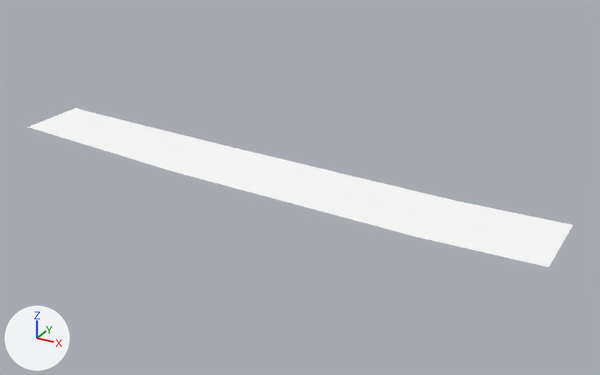
The glTF model games/yorimichi/assets/belmonte/meshes/SM_BM_BC_Water_2.glb: old version first, new version second.
Rendered twice from a 50 mm lens placed at (302.0, -498.0, 105.0), pointed at (144.0, -212.0, -38.0). Every picture has the same lights, and +X, +Y and +Z are marked at lower left. The older version comes first.

Names of what the first picture shows: 'SM_BM_BC_Water_2'.
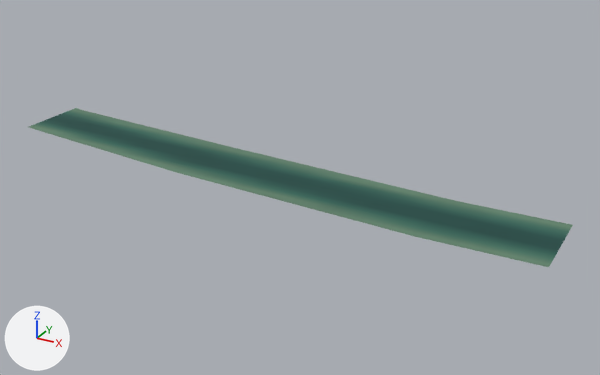
Location of each change, (x1, y1, x2, y2) in pixels of the pictures (600 x 375 px):
part 1 of me_sm_bc_water_2, recoloured
    both: (39, 113, 569, 255)
part 2 of me_sm_bc_water_2, recoloured
    both: (31, 111, 571, 262)
part 3 of me_sm_bc_water_2, recoloured
    both: (29, 108, 573, 267)

The change in detail:
me_sm_bc_water_2 has 723 vertices, 1290 faces and spans x 0.0..256.0, y -242.0..-192.0, z -32.0..-31.0.
me_sm_bc_water_2 is used by ob_sm_bm_bc_water_2; location (0.0, 0.0, 0.0).
me_sm_bc_water_2 part 1: 585 faces centred in x 2.0..255.0, y -233.0..-202.0, z -32.0..-31.0 are repainted in the vertex colours; the middle colour goes from white #ffffff to dark cyan #1b4b45.
me_sm_bc_water_2 part 2: 297 faces centred in x 2.0..255.0, y -237.0..-197.0, z -32.0..-31.0 are repainted in the vertex colours; the middle colour goes from white #ffffff to dark green #406e5d.
me_sm_bc_water_2 part 3: 408 faces centred in x 2.0..255.0, y -241.0..-193.0, z -32.0..-31.0 are repainted in the vertex colours; the middle colour goes from white #ffffff to greyish green #60816a.
